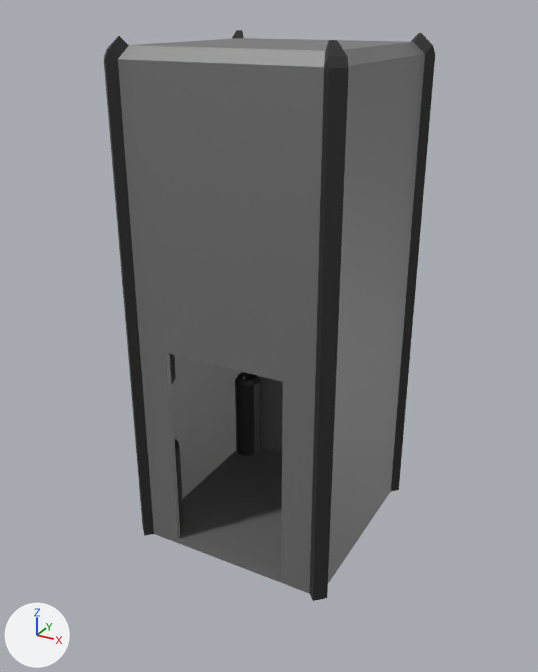
The FBX model Blender/Elevator/Elevator Base.fbx, before and after one commit.
The view is the same before and after, from a 50 mm lens placed at (3.19, -5.95, 5.02), pointed at (-0.03, -0.09, 2.09). Lighting does not change. The marker at lower left points along +X, +Y and +Z.
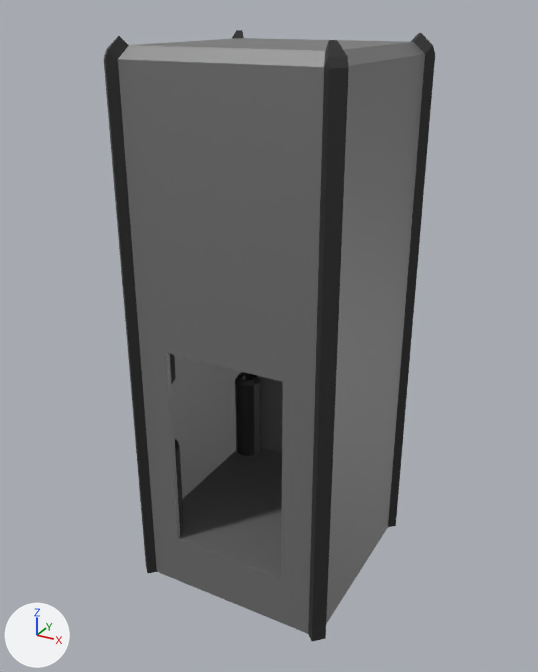
Where the newer file only moved an object's origin or applied its transform, the numbers keep the older frame.

Changed parts and their boxes [x1, y1, x2, y2] in the pictures (538 x 672 px; the box of a moved part takes in the faces that stretch with it):
'Cube', reshaped (7% taller)
    before: [104, 30, 435, 601]
    after: [104, 30, 435, 641]
part 1 of me_cube_001, moved or reshaped
    before: [104, 54, 435, 601]
    after: [104, 54, 435, 641]

Patch to the scene script:
```diff
--- a/Blender/Elevator/Elevator Base.fbx.py
+++ b/Blender/Elevator/Elevator Base.fbx.py
@@ me_cube_001 @@
 me_cube_001.from_pydata(...)  # 618 vertices, 509 faces; spans x -1.07..1.07, y -1.15..1.07, z -1.0..3.82
 # used by ob_cube; location = (0.0, 0.0, 1.0)
+# me_cube_001 part 1: all 18 vertices in x -1.07..1.07, y -1.07..1.07, z -1.0 are moved by (0.0, 0.0, -0.5)
 me_cube_001.materials.append(mat_light_metal)
```
